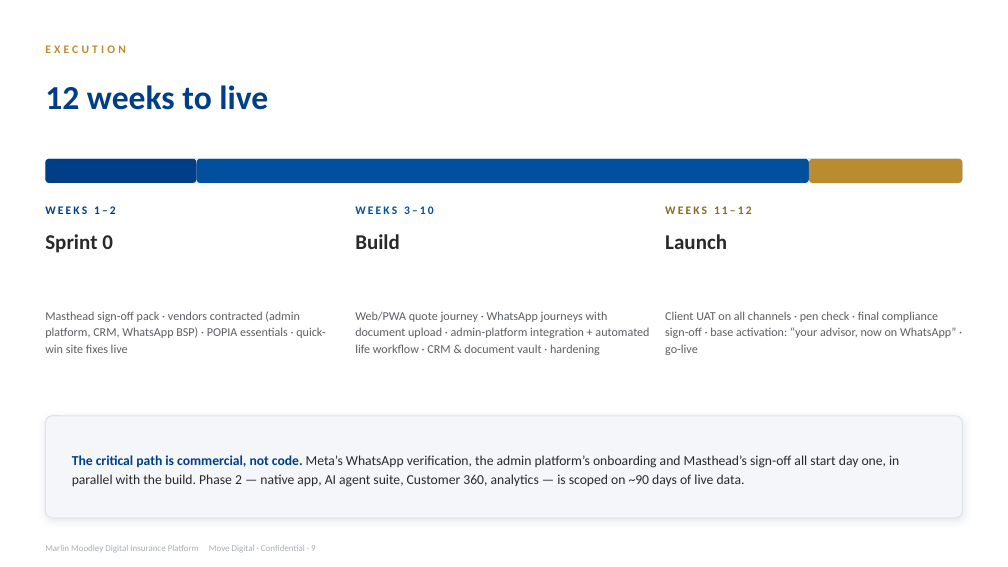
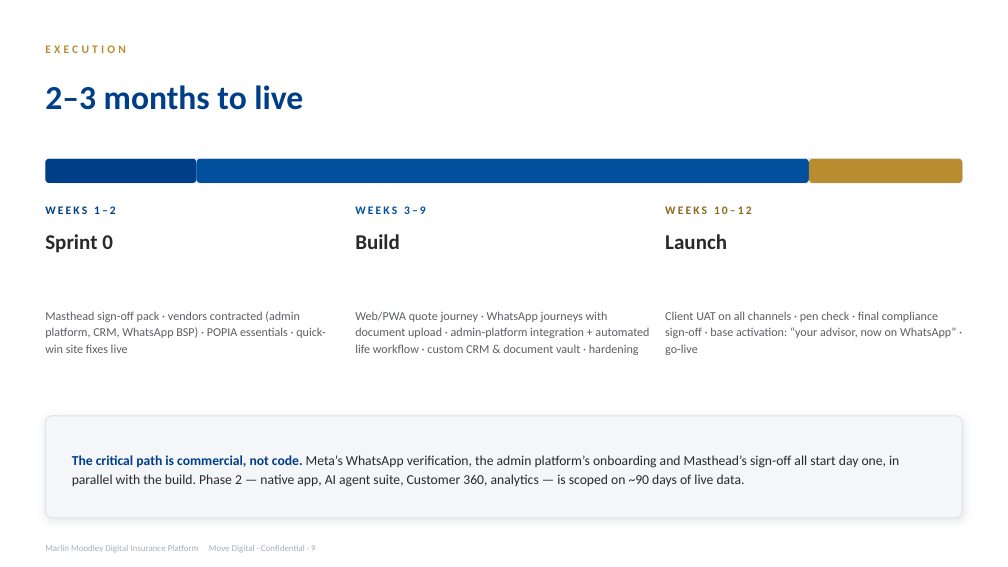
Before and after one commit to MalcolmGov/Gaslite, a slide deck: slide 9 of docs/marlin-moodley/Marlin-Moodley-Proposal-Deck.pptx. Drawn at 1008x567 pixels with LibreOffice and Linux fonts; fonts in the diff are those of the drawing. Boxes give left, top, right and bottom in pixels: in the first picture for what was removed or moved away, otherwise in the second. Text is boxed around its words. In the diff, an @@ line names an element or a change of style, - is before the commit and + after.

Commit message:
Update Marlin Moodley proposal to v1.5 with discovery questionnaire (#8)
R500k-R750k Launch Edition with custom CRM in scope, 2-3 months, flat R50k/month; deck re-cut to match; adds the two-page client discovery questionnaire.

```diff
--- a/docs/marlin-moodley/Marlin-Moodley-Proposal-Deck.pptx
+++ b/docs/marlin-moodley/Marlin-Moodley-Proposal-Deck.pptx
@@ text at (45, 85, 303, 110): text changed @@
-12 weeks to live
+2–3 months to live
@@ text at (355, 206, 426, 214): text changed @@
-WEEKS 3–10
+WEEKS 3–9
@@ text at (665, 206, 752, 214): text changed @@
-WEEKS 11–12
+WEEKS 10–12
@@ text at (355, 311, 649, 355): text changed @@
-Web/PWA quote journey · WhatsApp journeys with document upload · admin-platform integration + automated life workflow · CRM & document vault · hardening
+Web/PWA quote journey · WhatsApp journeys with document upload · admin-platform integration + automated life workflow · custom CRM & document vault · hardening
```
Also in this commit, not shown: 6 other slides changed, 3 other files.
